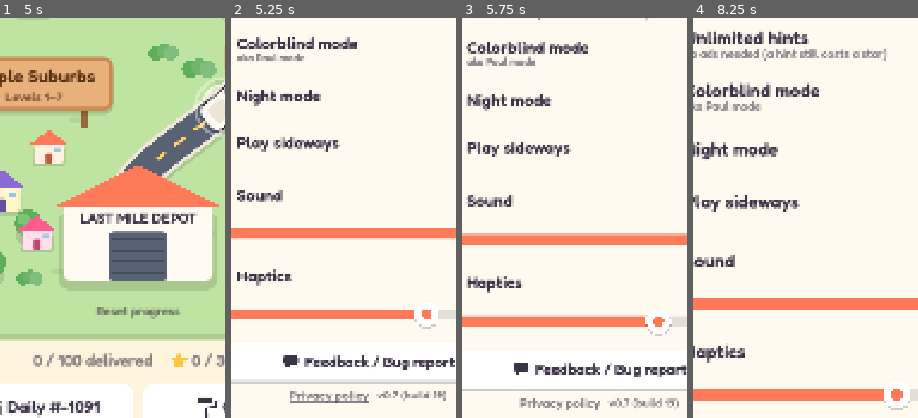
Above: before the commit, frames 1-4 (left to right).
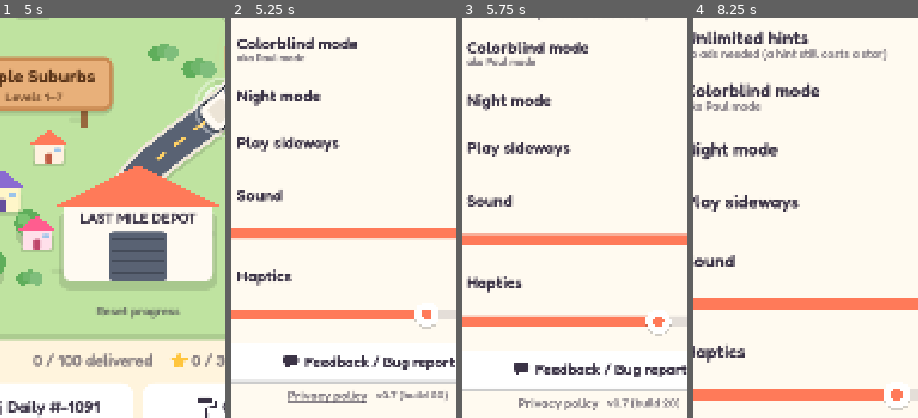
Above: after the commit, the same moments.

Repository: stevenbhester/drop-order
Game: Godot game, scene res://scenes/main.tscn
Same seed, same stepped clock (60 frames per second), same inputs: the game is played once before the commit and once after it.
Inputs (mouse positions are % of the whole screen's width and height, from its top left):
- Up to frame 1 (5 s): click "Play" at 0.5 s; click "Play" at 1.25 s; click (87, 94) at 2 s; click (87, 94) at 2.75 s; click (87, 94) at 3.5 s; click (9, 5) at 4.27 s
- Up to frame 2 (5.25 s): click (19, 5) at 5.02 s
- Up to frame 3 (5.75 s): no input
- Up to frame 4 (8.25 s): click (28, 96) at 5.77 s; click (72, 96) at 6.52 s; click (61, 11) at 7.27 s; click (78, 11) at 8.02 s
The pictures show only the part of the screen within x 19-69%, y 47-97%; the shares and areas given below are measured in that part.

Frame 1 is identical in both runs. In frame 2, 0.8% of the frame differs, in the area x 25-97%, y 93-97%; in frame 3, 1.1%, in the area x 25-97%, y 95-98%; in frame 4, nothing differs.

Commit message:
Archive 0.7 build 19; next iOS build is 20
Build 19's notes are in release/latest.json; BUILD_NOTES starts empty again for 20.

Co-Authored-By: Claude Opus 5.5 <noreply@anthropic.com>

Diff:
--- a/release/latest.json
+++ b/release/latest.json
@@ -1,10 +1,9 @@
 {
-	"build": 18,
+	"build": 19,
 	"name": "The Long Road",
 	"notes": [
-		"iPhone only for now: on an iPad it runs at iPhone size, so nothing gets cut off.",
-		"The Frontiers Celestia ad's Playtest button now opens its page."
+		"The trash-talk ad got a visit from our (imaginary) lawyers. You'll still know exactly who it's about."
 	],
-	"ready_at": 1794622960,
+	"ready_at": 1794623293,
 	"version": "0.7"
 }
--- a/scripts/version.gd
+++ b/scripts/version.gd
@@ -8,13 +8,11 @@
 const NAME := "The Long Road"
 ## The iOS build number (export_presets.cfg's application/version), for bug reports. tools/testflight.sh
 ## keeps the two in step.
-const BUILD := 19
+const BUILD := 20
 ## What changed in this build since the last one, for the "new build" card (UpdateCard, via
 ## tools/release_note.gd). Empty means the card shows the version's top notes instead. Rewrite it for each
 ## build; clear it when NUMBER goes up.
-const BUILD_NOTES := [
-	"The trash-talk ad got a visit from our (imaginary) lawyers. You'll still know exactly who it's about.",
-]
+const BUILD_NOTES := []
 
 const NOTES := [
 	{"version": "0.7", "name": "The Long Road", "notes": [
Not shown, changed: export_presets.cfg
